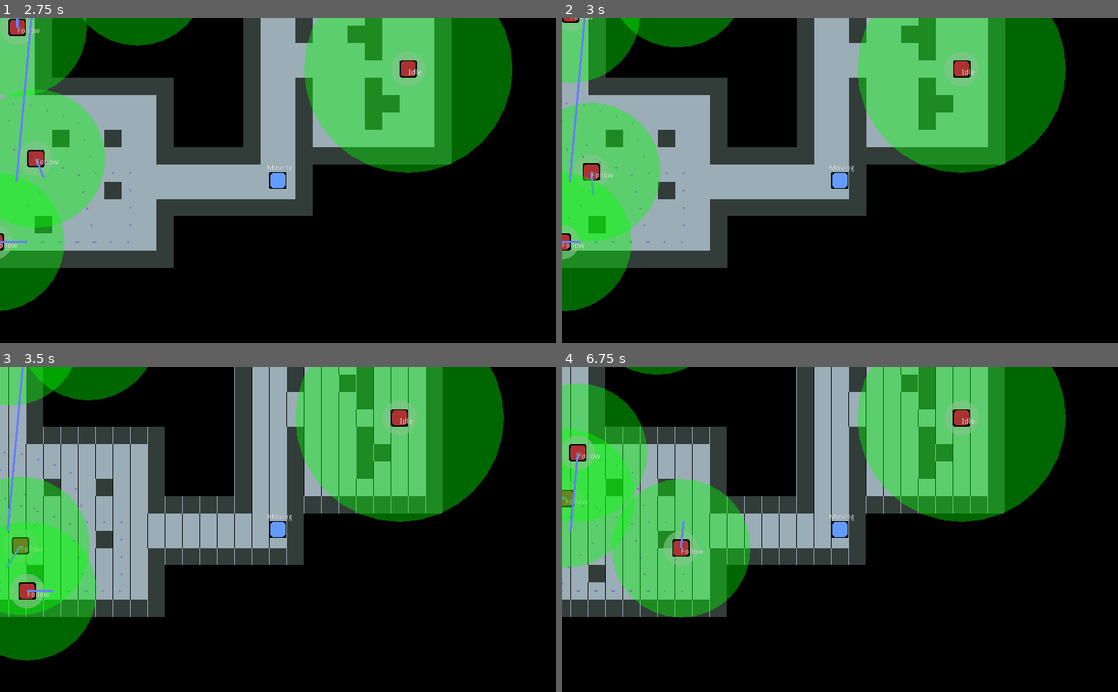
Above: before the commit, frames 1-4 (two rows, left to right).
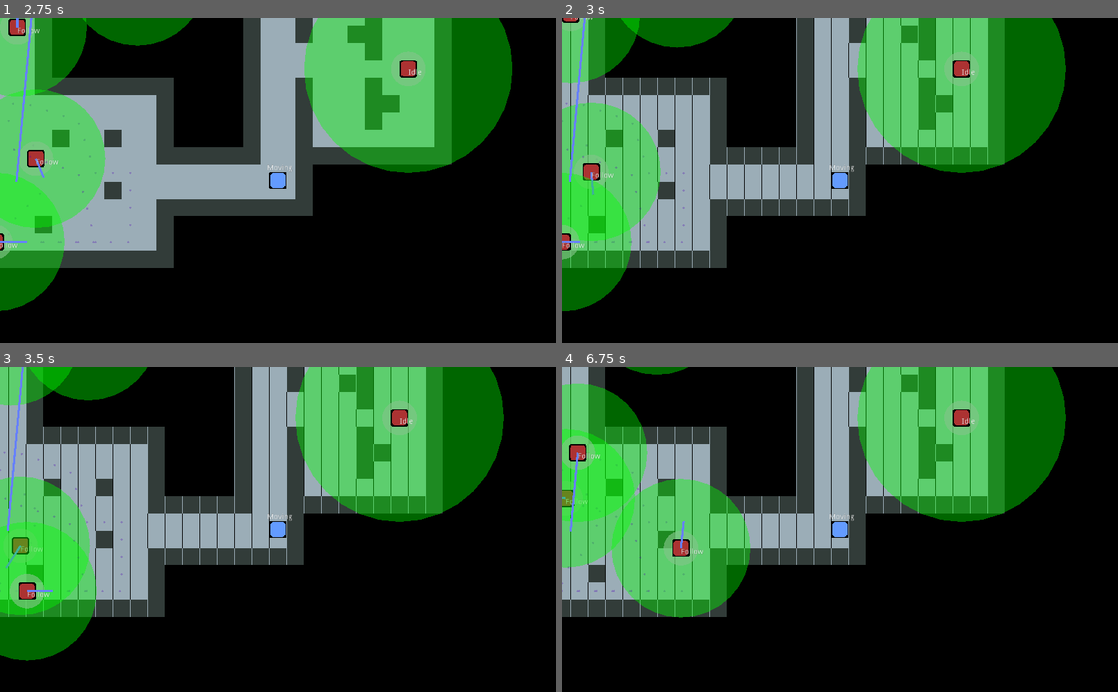
Above: after the commit, the same moments.

Repository: ChewieCB/LD50
Game: Godot game, scene res://src/test_scenes/TestNPCAI.tscn
Same seed, same stepped clock (60 frames per second), same inputs: the game is played once before the commit and once after it. The project has no main scene, so this scene is started directly.
Inputs:
- Up to frame 1 (2.75 s): hold D (move_right) 0.53-1.28 s; hold Space (handbrake) 1.28-2.03 s; hold D (move_right) from 2.03 s (still down)
- Up to frame 2 (3 s): release D (move_right) at 2.78 s; hold W (move_up) from 2.78 s (still down)
- Up to frame 3 (3.5 s): keep holding W (move_up)
- Up to frame 4 (6.75 s): release W (move_up) at 3.53 s; hold A (move_left) 3.53-5.03 s; hold Space (handbrake) 5.03-5.78 s; hold D (move_right) 5.78-6.53 s; hold W (move_up) from 6.53 s (still down)

Frame 1 is identical in both runs. In frame 2, 1.4% of the frame differs, in the area x 1-85%, y 0-77%; in frame 3, less than 0.1%; in frame 4, less than 0.1%.

Commit message:
Added Bouncy Collisions When Crashing At High Speed

Diff:
--- a/src/characters/player/Player.tscn
+++ b/src/characters/player/Player.tscn
@@ -18,6 +18,7 @@
 texture = ExtResource( 1 )
 
 [node name="CollisionShape2D" type="CollisionShape2D" parent="."]
+modulate = Color( 0.498039, 0.831373, 0.0941176, 1 )
 shape = SubResource( 1 )
 
 [node name="StateMachine" type="Node" parent="."]
--- a/src/characters/player/_movement.gd
+++ b/src/characters/player/_movement.gd
@@ -7,7 +7,7 @@
 # These should be fallback defaults
 # TODO: Make these null and raise an exception to indicate bad State extension
 #       to better separate movement vars.
-export var engine_power = 1000
+export var engine_power = 800
 export var acceleration = Vector2.ZERO
 export var friction = -1.4
 export var drag = -0.001
@@ -20,10 +20,14 @@
 export var traction_drift = 0.01 # Drifting traction
 export var traction_fast = 0.1  # High-speed traction
 export var traction_slow = 0.7  # Low-speed traction
+#
+export var bounce_speed = 250 # Speed at which collisions cause the player to bounce off
 
 
 export var wheel_base = 70
-export var steering_angle = 22
+export var steering_angle_high = 66
+export var steering_angle_low = 35
+var steering_angle = steering_angle_low
 var steer_direction
 
 var velocity := Vector2.ZERO
@@ -61,7 +65,32 @@
 	calculate_steering(delta)
 	# Rotate to move up instead of right
 	velocity += acceleration * delta
-	velocity = _actor.move_and_slide(velocity)
+	# If we're going fast, bounce off the wall
+	if velocity.length() > bounce_speed:
+		var collision = _actor.move_and_collide(velocity * delta)
+		if collision:
+			# Turn off the engine for a second
+			GlobalFlags.IS_PLAYER_CONTROLLABLE = false
+			velocity = velocity.bounce(collision.normal) * 0.6
+			# Wait a bit and turn the engine back on
+			yield(get_tree().create_timer(0.6),"timeout")
+			GlobalFlags.IS_PLAYER_CONTROLLABLE = true
+	else:
+		velocity = _actor.move_and_slide(velocity)
+
+	var collision = _actor.move_and_collide(velocity * delta)
+	if collision:
+		# If we're going fast, bounce off the wall
+		if velocity.length() > bounce_speed:
+			# Turn off the engine for a second
+			GlobalFlags.IS_PLAYER_CONTROLLABLE = false
+			velocity = velocity.bounce(collision.normal) * 0.6
+			# Wait a bit and turn the engine back on
+			yield(get_tree().create_timer(0.6),"timeout")
+			GlobalFlags.IS_PLAYER_CONTROLLABLE = true
+		else:
+			velocity = velocity.slide(collision.normal)
+
 
 
 func get_input():
@@ -87,14 +116,14 @@
 		acceleration = _actor.transform.x * braking_power
 	elif Input.is_action_pressed("handbrake"):
 		if velocity.length() > slip_speed:
-			steering_angle = lerp(steering_angle, 40, 0.2)
+			steering_angle = lerp(steering_angle, steering_angle_high, 0.2)
 			acceleration = _actor.transform.x * handbrake_power
 			friction = lerp(friction, -0.4, 0.5)
 		else:
-			steering_angle = lerp(steering_angle, 22, 0.5)
+			steering_angle = lerp(steering_angle, steering_angle_low, 0.5)
 			friction = lerp(friction, -1.4, 0.5)
 	else:
-		steering_angle = 22
+		steering_angle = steering_angle_low
 		friction = lerp(friction, -1.4, 0.5)
 
 
@@ -115,6 +144,7 @@
 	front_wheel += velocity.rotated(steer_angle) * delta
 
 	var new_heading = (front_wheel - rear_wheel).normalized()
+
 	var traction = traction_slow
 	if velocity.length() > slip_speed:
 		if Input.is_action_pressed("handbrake"):
